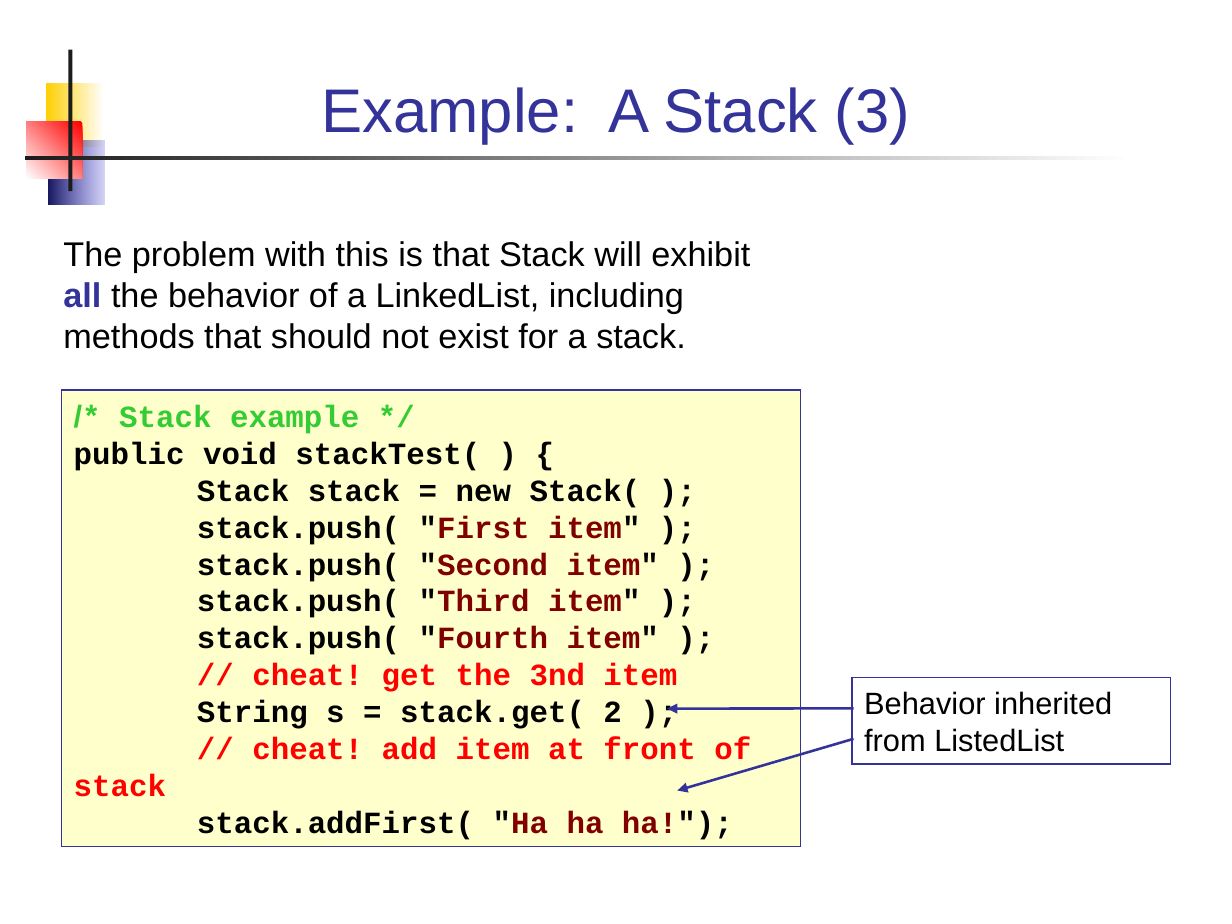
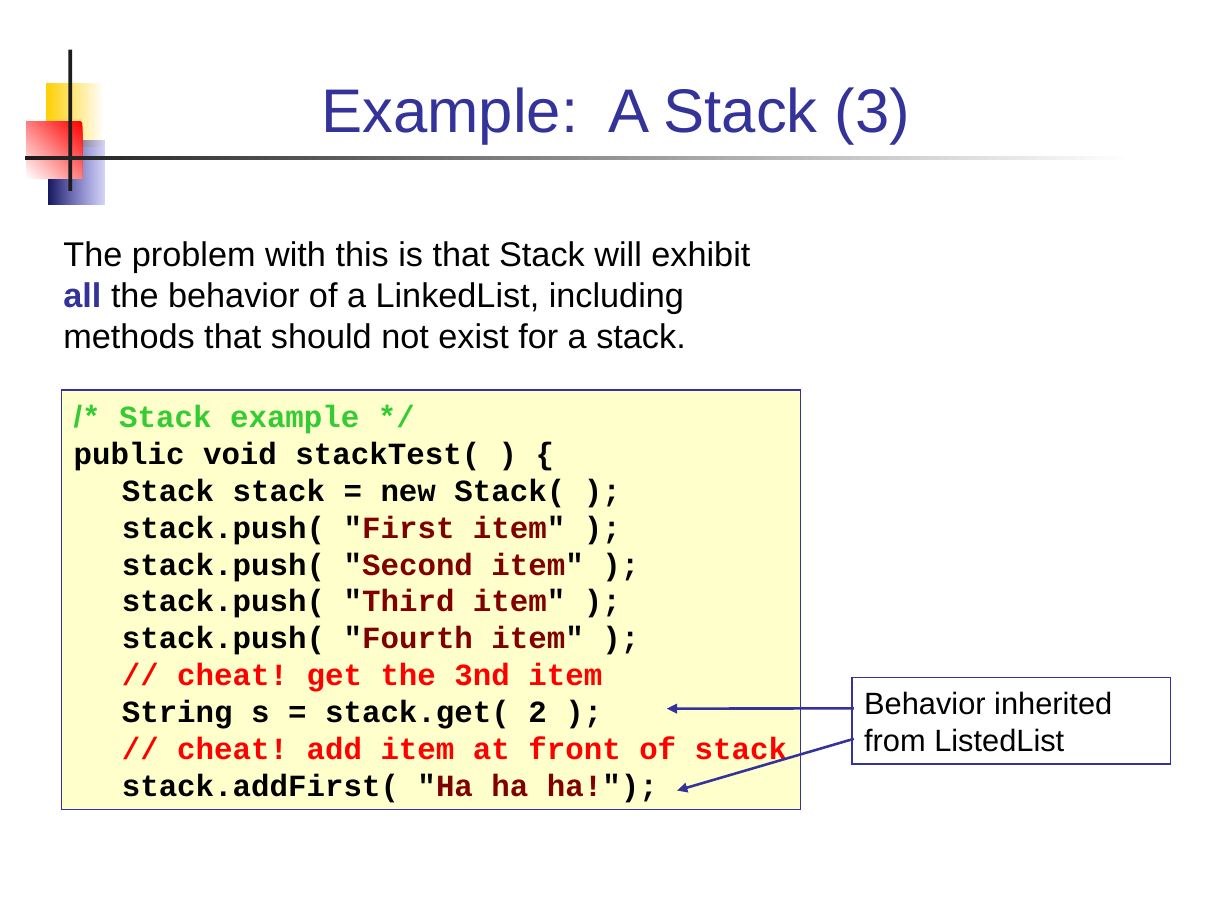
Before and after one commit to skeoop/skeoop.github.io, a slide deck: slide 18 of week4/Inheritance-2-Design.ppt. Drawn at 1232x924 pixels with LibreOffice and Linux fonts; fonts in the diff are those of the drawing. Boxes give left, top, right and bottom in pixels: in the first picture for what was removed or moved away, otherwise in the second. Text is boxed around its words. In the diff, an @@ line names an element or a change of style, - is before the commit and + after.

```diff
--- a/week4/Inheritance-2-Design.ppt
+++ b/week4/Inheritance-2-Design.ppt
@@ rectangle "/* Stack example */": place and size @@
-rectangle "/* Stack example */" at bbox=[62, 391, 801, 846]
+rectangle "/* Stack example */" at bbox=[62, 391, 801, 809]
```
Also in this commit, not shown: 18 other slides changed, 6 other files.
